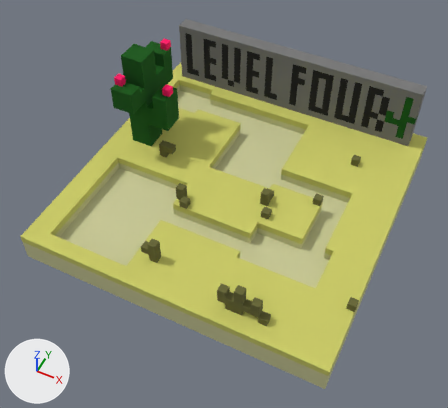
What one commit did to the OBJ model Assets/Prefabs/BPWMazeEscapeLVL4.obj.
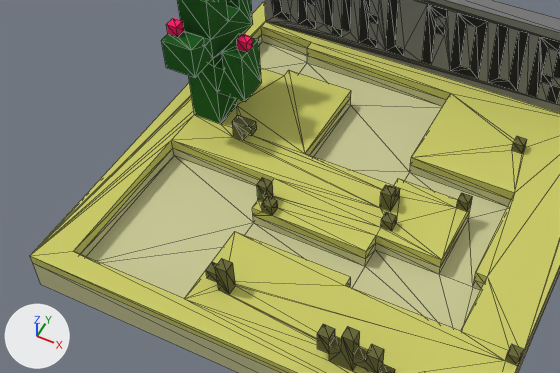
Each version is shown whole from a camera (50 mm lens) standing at (23.6, -51.6, 63.3) and looking at (0.3, -4.9, 5.0), then close up on the part from 0% to 86% of the width and 15% to 78% of the height. Arrows for +X, +Y and +Z are at lower left; the lights stay in place. The close-ups show mesh edges as thin lines. Where no turn or scale is listed for an object, it has been applied to the vertices. Vertices at the same position are counted once.

The first close-up shows 'BPWMazeEscapeLVL4'.
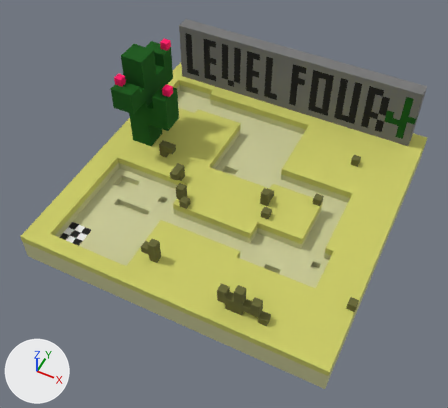
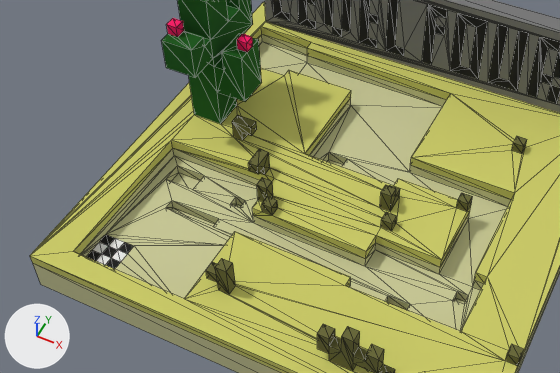
Commit message: Changed level 4 up a bit

Location of each change, (x1, y1, x2, y2) in pixels of the close-ups (560 x 373 px):
part 1 of me_bpwmazeescapelvl4, built on
    both: (80, 106, 473, 331)

The edits, one by one:
me_bpwmazeescapelvl4 is used by ob_bpwmazeescapelvl4; location (0.0, 0.0, 0.0).
me_bpwmazeescapelvl4 had 407 vertices, 816 faces and spanned x -20.0..20.0, y -20.0..20.0, z 0.0..18.0.
me_bpwmazeescapelvl4 now has 486 vertices, 974 faces and spans x -20.0..20.0, y -20.0..20.0, z 0.0..18.0.
Part 1, on me_bpwmazeescapelvl4:
22 faces are deleted.
52 vertices are added at x -17.0..14.0, y -18.0..4.0, z 1.0..6.0.
5 new vertices lie (-1.0, 0.0, 0.0) away from vertices in x -15.0..-7.0, y -17.0..-2.0, z 2.0..4.0.
22 new vertices lie (0.0, 0.0, 1.0) away from vertices in x -16.0..14.0, y -10.0..4.0, z 1.0..5.0.
180 new faces join them.
